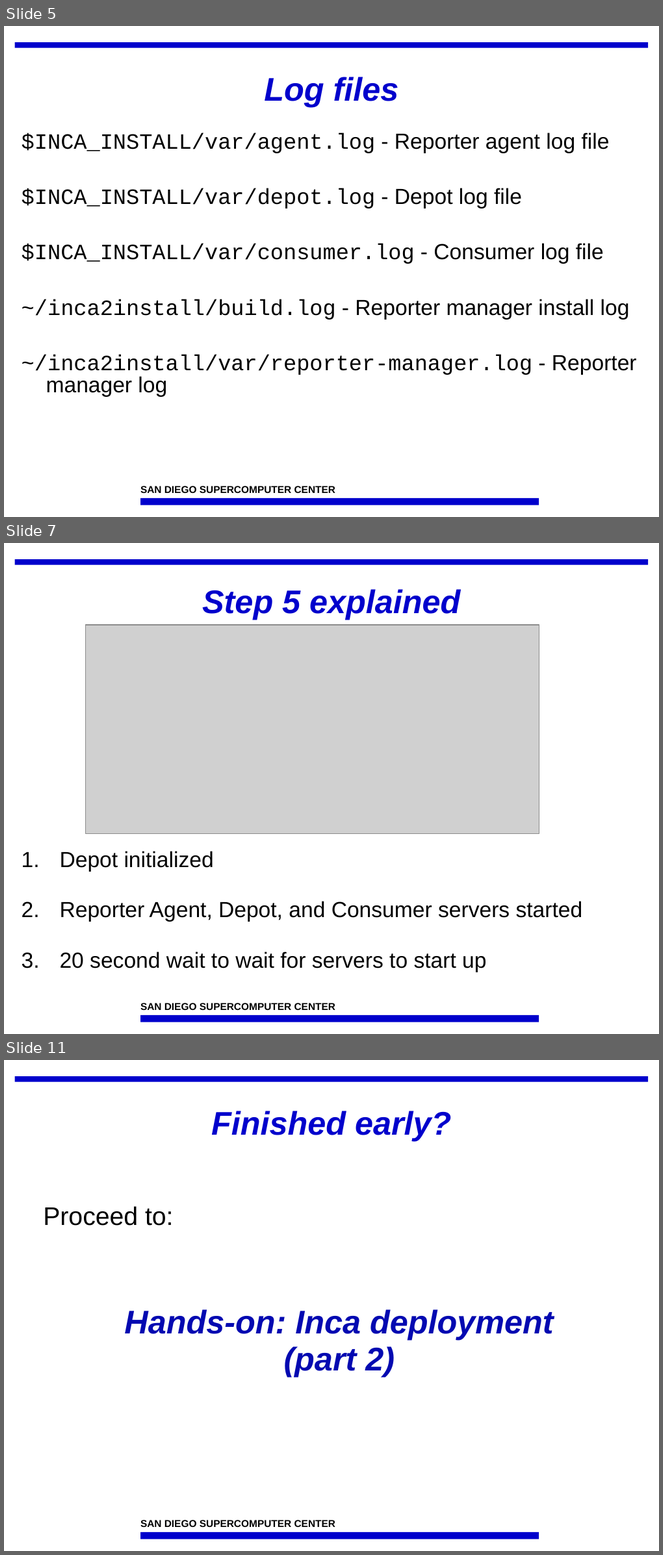
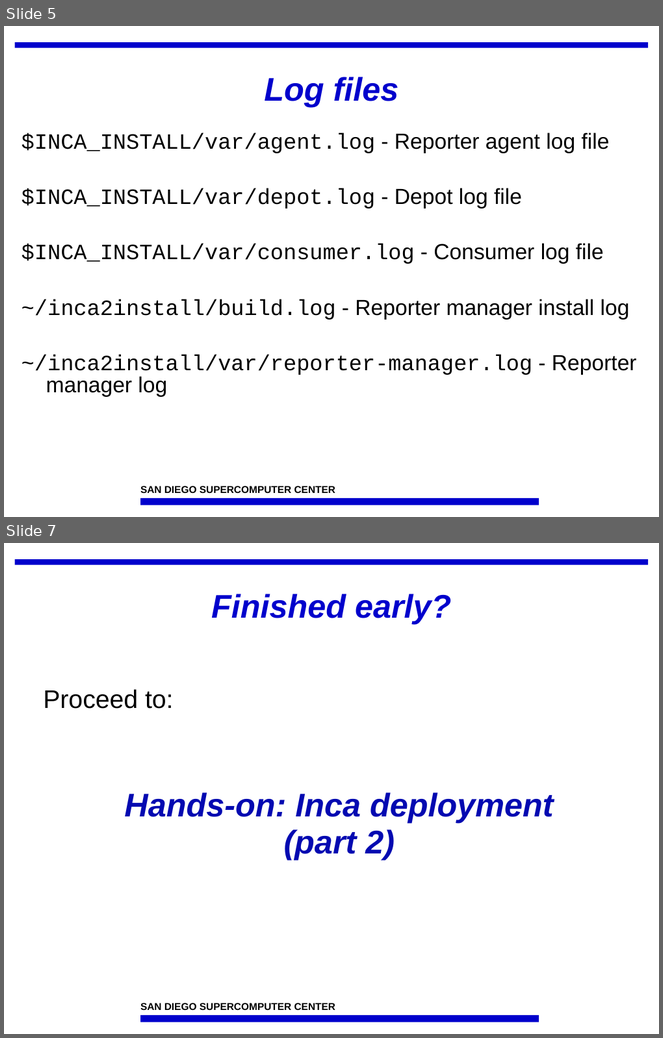
Before and after one commit to IncaProject/inca-xsede, a slide deck: talks/feb-06-workshop/deploy1.ppt. Shown one above the other, each under a label of ours: slides 5, 7 and 11 before the commit, slides 5 and 7 after it; the slides between them are not shown. The pictures are 663x1555 and 663x1038 pixels, drawn with LibreOffice and Linux fonts; fonts in the diff are those of the drawing; grey boxes stand for pictures; background and template pictures are left out. Boxes give left, top, right and bottom in pixels: in the first picture for what was removed or moved away, otherwise in the second. Text is boxed around its words. In the diff, an @@ line names an element or a change of style, - is before the commit and + after.

Commit message:
remove step 5 details (in guide now)

```diff
--- a/talks/feb-06-workshop/deploy1.ppt
+++ b/talks/feb-06-workshop/deploy1.ppt
@@ slide 7 removed at (x1=4, y1=543, x2=659, y2=1034), background #FFFFFF; not listed: 3 template elements that a slide beside it also shows @@
@@ title removed at (x1=202, y1=589, x2=460, y2=620) @@
-Step 5 explained
@@ picture removed at (x1=86, y1=625, x2=540, y2=834) @@
@@ text removed at (x1=60, y1=851, x2=583, y2=973) @@
-1. Depot initialized
-2. Reporter Agent, Depot, and Consumer servers started
-3. 20 second wait to wait for servers to start up
@@ what was slide 11 is now slide 7 @@
```
Also in this commit, not shown: 1 slide changed, 3 other slides removed, 1 other file.
